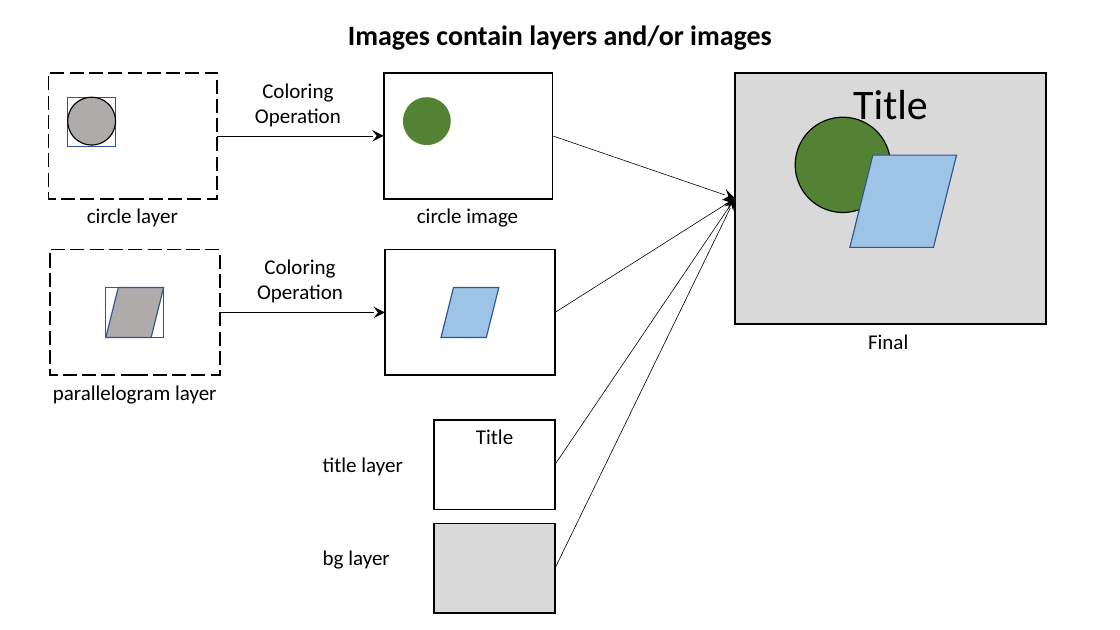
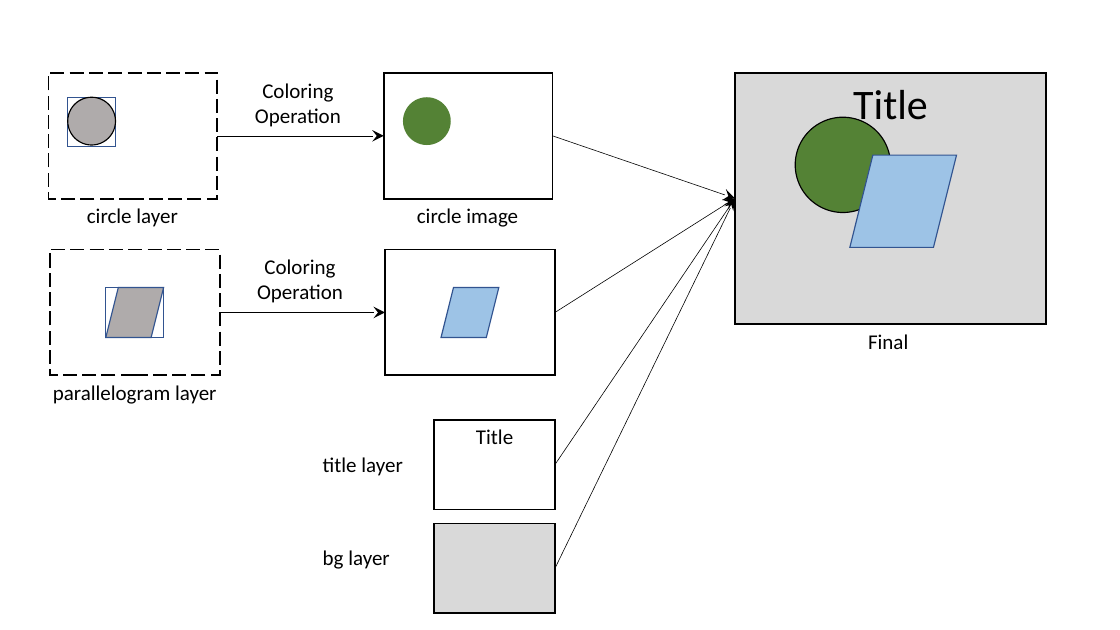
Before and after one commit to JonasLukasczyk/workbench, a slide deck: slide 1 of doc/diagrams.pptx. Drawn at 1120x630 pixels with LibreOffice and Linux fonts; fonts in the diff are those of the drawing. Boxes give left, top, right and bottom in pixels: in the first picture for what was removed or moved away, otherwise in the second. Text is boxed around its words. In the diff, an @@ line names an element or a change of style, - is before the commit and + after.

Commit message:
updating image proposal

```diff
--- a/doc/diagrams.pptx
+++ b/doc/diagrams.pptx
@@ title removed at [348,25,772,50] @@
-Images contain layers and/or images
```
Also in this commit, not shown: 2 other files.
